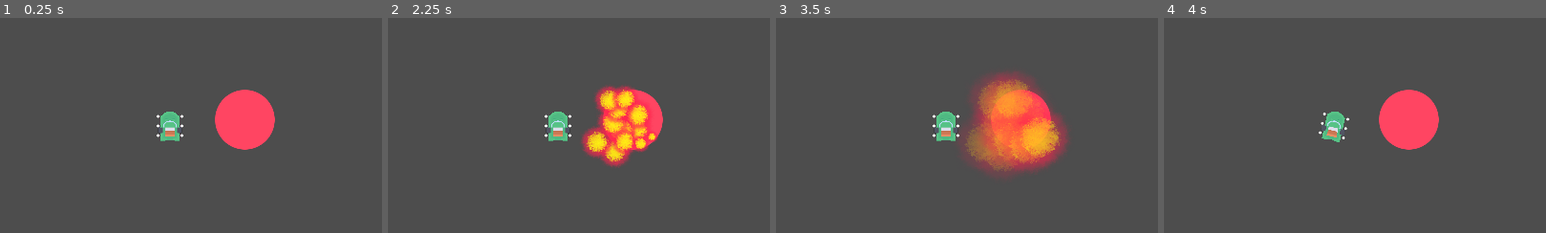
Above: before the commit, frames 1-4 (left to right).
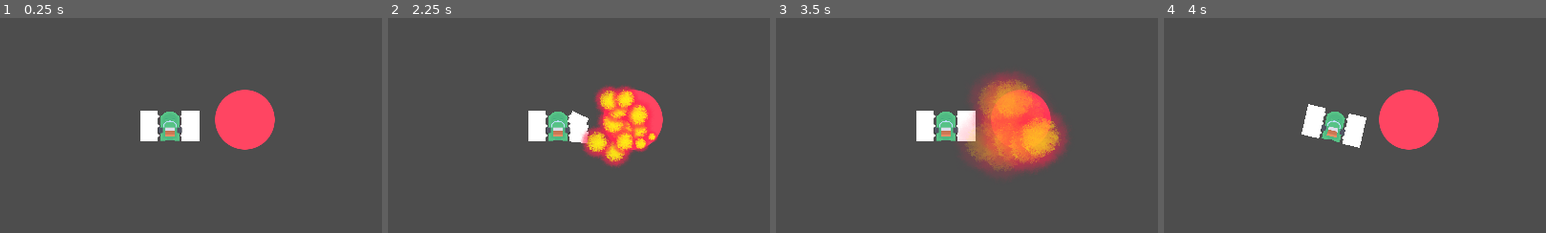
Above: after the commit, the same moments.

Repository: ktosox/Tool_Box_2
Game: Godot game, scene res://projects/vam-pirate_ship-vivors_2/damage_arena/damage_arena.tscn
Two runs of this game, one before a commit and one after it. Both use one fixed random seed, a clock stepped at 60 frames per second and the inputs below. The project has no main scene, so this scene is started directly.
Inputs (mouse positions are % of the whole screen's width and height, from its top left):
- Up to frame 1 (0.25 s): no input
- Up to frame 2 (2.25 s): click (5, 26) at 0.52 s; type "12" at 0.6 s; click "MagneticMine" at 1.25 s; click "Spawn" at 2 s
- Up to frame 3 (3.5 s): click "ReSpawn" at 2.75 s
- Up to frame 4 (4 s): tap Enter (ui_accept) at 3.5, 3.77 s; move the mouse to (72, 45) at 3.52 s; hold Right (ui_right) from 3.53 s (still down); click (72, 45) at 3.67 s
The pictures show only the part of the screen within x 28-78%, y 25-75%; the shares and areas given below are measured in that part.

The runs differ from the first frame. In frame 1, 1.3% of the frame differs, in the area x 36-53%, y 43-58%; in frame 2, 1.3%; in frame 3, 1.3%; in frame 4, 1.3%, in the area x 36-53%, y 40-61%.

Commit message:
got a full weapon targeting system with states

Diff:
--- a/projects/vam-pirate_ship-vivors_2/damage_arena/damage_arena.tscn
+++ b/projects/vam-pirate_ship-vivors_2/damage_arena/damage_arena.tscn
@@ -1,14 +1,10 @@
-[gd_scene load_steps=8 format=3 uid="uid://nelkrs6o10dy"]
+[gd_scene load_steps=6 format=3 uid="uid://nelkrs6o10dy"]
 
 [ext_resource type="Script" path="res://projects/vam-pirate_ship-vivors_2/damage_arena/spawn_ui.gd" id="1_g532p"]
 [ext_resource type="Texture2D" uid="uid://onm5xeg5u5wu" path="res://resources/shader_particles/orb1.png" id="2_7g3f1"]
 [ext_resource type="PackedScene" uid="uid://bnodi31vhdku8" path="res://projects/vam-pirate_ship-vivors_2/enemies/magnetic_mine.tscn" id="2_bgjbt"]
 [ext_resource type="PackedScene" uid="uid://vwlkff015x7e" path="res://projects/vam-pirate_ship-vivors_2/player.tscn" id="4_msigs"]
 [ext_resource type="PackedScene" uid="uid://cxv8ea5o2yvi4" path="res://projects/vam-pirate_ship-vivors_2/ship_parts/battle_boat.tscn" id="5_dbqgg"]
-[ext_resource type="PackedScene" uid="uid://cu6565wpxaocr" path="res://projects/vam-pirate_ship-vivors_2/detector.tscn" id="5_v2mcl"]
-
-[sub_resource type="CircleShape2D" id="CircleShape2D_8ma6l"]
-radius = 128.0
 
 [node name="DamageArena" type="Node2D"]
 
@@ -105,11 +101,4 @@
 
 [node name="BattleBoat" parent="Player" instance=ExtResource("5_dbqgg")]
 
-[node name="Detector" parent="Player" instance=ExtResource("5_v2mcl")]
-position = Vector2(-40, 32)
-
-[node name="CollisionShape2D" type="CollisionShape2D" parent="Player/Detector"]
-position = Vector2(-75, 40)
-shape = SubResource("CircleShape2D_8ma6l")
-
 [connection signal="pressed" from="SpawnUI/Back/Layout/EnemySection/SpawnEnemy" to="SpawnUI" method="_on_spawn_enemy_pressed"]
--- a/projects/vam-pirate_ship-vivors_2/detector.gd
+++ b/projects/vam-pirate_ship-vivors_2/detector.gd
@@ -28,7 +28,7 @@
 	if body_valid_check(body):
 		current_target = body
 		emit_signal("target_acquired",current_target)
-
+		$SanityCheck.start()
 	pass # Replace with function body.
 
 
@@ -44,7 +44,22 @@
 
 		emit_signal("target_lost")
 		current_target = null
-
+		$SanityCheck.stop()
 
 
 	pass # Replace with function body.
+
+
+func _on_sanity_check_timeout() -> void:
+	if !is_instance_valid(current_target):
+		if get_overlapping_bodies().size()>0:
+			for potential_target in get_overlapping_bodies():
+				if body_valid_check(potential_target):
+					current_target = potential_target
+					emit_signal("target_acquired",current_target)
+					return
+
+		emit_signal("target_lost")
+		current_target = null
+		$SanityCheck.stop()
+	pass # Replace with function body.
--- a/projects/vam-pirate_ship-vivors_2/detector.tscn
+++ b/projects/vam-pirate_ship-vivors_2/detector.tscn
@@ -8,5 +8,9 @@
 monitorable = false
 script = ExtResource("1_r2ui6")
 
+[node name="SanityCheck" type="Timer" parent="."]
+wait_time = 0.8
+
 [connection signal="body_entered" from="." to="." method="_on_body_entered"]
 [connection signal="body_exited" from="." to="." method="_on_body_exited"]
+[connection signal="timeout" from="SanityCheck" to="." method="_on_sanity_check_timeout"]
--- a/projects/vam-pirate_ship-vivors_2/enemies/magnetic_mine.tscn
+++ b/projects/vam-pirate_ship-vivors_2/enemies/magnetic_mine.tscn
@@ -11,7 +11,7 @@
 [sub_resource type="CircleShape2D" id="CircleShape2D_8fn3b"]
 radius = 520.0
 
-[node name="MagneticMine" type="CharacterBody2D"]
+[node name="MagneticMine" type="CharacterBody2D" groups=["enemy"]]
 collision_layer = 16
 collision_mask = 22
 script = ExtResource("1_to0dv")
--- a/projects/vam-pirate_ship-vivors_2/player.tscn
+++ b/projects/vam-pirate_ship-vivors_2/player.tscn
@@ -1,7 +1,8 @@
-[gd_scene load_steps=3 format=3 uid="uid://vwlkff015x7e"]
+[gd_scene load_steps=4 format=3 uid="uid://vwlkff015x7e"]
 
 [ext_resource type="Script" path="res://projects/vam-pirate_ship-vivors_2/player.gd" id="1_eljt5"]
 [ext_resource type="Texture2D" uid="uid://cteyj2dmv710a" path="res://resources/small_particles/dot.png" id="2_cpxhj"]
+[ext_resource type="PackedScene" uid="uid://do2if1haihwhp" path="res://projects/vam-pirate_ship-vivors_2/ship_parts/weapon_base.tscn" id="3_mgvbm"]
 
 [node name="Player" type="CharacterBody2D" groups=["player"]]
 collision_layer = 2
@@ -19,28 +20,40 @@
 position = Vector2(-40, 32)
 texture = ExtResource("2_cpxhj")
 
+[node name="WeaponBase" parent="WeaponSlots/1" instance=ExtResource("3_mgvbm")]
+
 [node name="2" type="Sprite2D" parent="WeaponSlots"]
 position = Vector2(-40, 0)
 texture = ExtResource("2_cpxhj")
 
+[node name="WeaponBase2" parent="WeaponSlots/2" instance=ExtResource("3_mgvbm")]
+
 [node name="3" type="Sprite2D" parent="WeaponSlots"]
 position = Vector2(-40, -32)
 texture = ExtResource("2_cpxhj")
+
+[node name="WeaponBase3" parent="WeaponSlots/3" instance=ExtResource("3_mgvbm")]
 
 [node name="4" type="Sprite2D" parent="WeaponSlots"]
 position = Vector2(40, 32)
 rotation = 3.14159
 texture = ExtResource("2_cpxhj")
 
+[node name="WeaponBase4" parent="WeaponSlots/4" instance=ExtResource("3_mgvbm")]
+
 [node name="5" type="Sprite2D" parent="WeaponSlots"]
 position = Vector2(40, 0)
 rotation = 3.14159
 texture = ExtResource("2_cpxhj")
 
+[node name="WeaponBase5" parent="WeaponSlots/5" instance=ExtResource("3_mgvbm")]
+
 [node name="6" type="Sprite2D" parent="WeaponSlots"]
 position = Vector2(40, -32)
 rotation = 3.14159
 texture = ExtResource("2_cpxhj")
+
+[node name="WeaponBase6" parent="WeaponSlots/6" instance=ExtResource("3_mgvbm")]
 
 [node name="ToolHolder" type="Node2D" parent="."]
 
--- a/projects/vam-pirate_ship-vivors_2/ship_parts/cooldown.gd
+++ b/projects/vam-pirate_ship-vivors_2/ship_parts/cooldown.gd
@@ -2,12 +2,19 @@
 
 signal cooldown_completed
 
+var wait_time : float
+
+@export var cooldown_time = 0.5
+
 func enter(msg = {}) -> void:
-
+	wait_time = 0
 	pass
 
 func _process(delta: float) -> void:
-
+	wait_time += delta
+	if wait_time > cooldown_time:
+		set_process(false)
+		emit_signal("cooldown_completed")
 	pass
 
 func exit() -> void:
--- /dev/null
+++ b/projects/vam-pirate_ship-vivors_2/ship_parts/no_ammo.gd
@@ -0,0 +1,15 @@
+extends State
+
+
+
+func enter(msg = {}) -> void:
+
+	pass
+
+func _process(delta: float) -> void:
+
+	pass
+
+func exit() -> void:
+
+	pass
--- a/projects/vam-pirate_ship-vivors_2/ship_parts/warmup.gd
+++ b/projects/vam-pirate_ship-vivors_2/ship_parts/warmup.gd
@@ -1,10 +1,11 @@
 extends State
+
+signal warmup_completed
 
 var wait_time : float
 
 @export var warmup_time = 0.5
 
-signal warmup_completed
 
 func enter(msg = {}) -> void:
 	wait_time = 0
@@ -13,8 +14,8 @@
 func _process(delta: float) -> void:
 	wait_time += delta
 	if wait_time > warmup_time:
+		set_process(false)
 		emit_signal("warmup_completed")
-		set_process(false)
 
 	pass
 
--- a/projects/vam-pirate_ship-vivors_2/ship_parts/weapon.gd
+++ b/projects/vam-pirate_ship-vivors_2/ship_parts/weapon.gd
@@ -26,33 +26,77 @@
 
 # Called every frame. 'delta' is the elapsed time since the previous frame.
 func _process(delta: float) -> void:
+	if target != null:
+		$Gun.look_at(target.global_position)
 	pass
 
-func fire() -> bool: # returnd true is shot fired and flase if no ammo
+
+func attempt_attack() -> bool: # returns true if attack went off
+	if current_ammo < 1:
+		$StateMachine.transition_to("NoAmmo")
+		if $AutoLoader.is_stopped():
+			$AutoLoader.start()
+		return false
+	fire()
+
+	return true
+
+func fire() -> void:
+	assert($StateMachine/Cooldown.is_processing() == false)
 	print("pew")
+	current_ammo -= 1
 	if $AutoLoader.is_stopped():
 		$AutoLoader.start()
-	return true
-	pass
+	$StateMachine.transition_to("Cooldown")
 
 
 
 
-func _on_button_pressed() -> void:
-	$StateMachine.transition_to("Warmup")
+
+
+
+func _on_warmup_warmup_completed() -> void:
+	attempt_attack()
 	pass # Replace with function body.
 
 
-func _on_warmup_warmup_completed() -> void:
-	if fire():
-		$StateMachine.transition_to("cooldown")
-	else:
-		$StateMachine.transition_to("no")
+func _on_cooldown_cooldown_completed() -> void:
+	attempt_attack()
 	pass # Replace with function body.
 
 
 func _on_auto_loader_timeout() -> void:
+
 	current_ammo = min(max_ammo, current_ammo+1)
+
+	if $StateMachine.state == $StateMachine/NoAmmo:
+		attempt_attack()
 	if current_ammo == max_ammo:
 		$AutoLoader.stop()
+	$Ammo.text = "Ammo: " + str(current_ammo)
 	pass # Replace with function body.
+
+
+func _on_target_enter_pressed() -> void:
+	if $StateMachine.state == $StateMachine/Idle:
+		$StateMachine.transition_to("Warmup")
+	pass # Replace with function body.
+
+
+func _on_target_exit_pressed() -> void:
+	$StateMachine.transition_to("Idle")
+	pass # Replace with function body.
+
+
+func _on_detector_target_acquired(new_target: Node2D) -> void:
+	target = new_target
+	if $StateMachine.state == $StateMachine/Idle:
+		$StateMachine.transition_to("Warmup")
+	pass # Replace with function body.
+
+
+func _on_detector_target_lost() -> void:
+	$StateMachine.transition_to("Idle")
+	target = null
+	$Gun.rotation_degrees = 180
+	pass # Replace with function body.
--- a/projects/vam-pirate_ship-vivors_2/ship_parts/weapon_base.tscn
+++ b/projects/vam-pirate_ship-vivors_2/ship_parts/weapon_base.tscn
@@ -6,6 +6,7 @@
 [ext_resource type="Script" path="res://projects/vam-pirate_ship-vivors_2/ship_parts/idle.gd" id="4_rt6m5"]
 [ext_resource type="Script" path="res://projects/vam-pirate_ship-vivors_2/ship_parts/warmup.gd" id="5_4mmds"]
 [ext_resource type="Script" path="res://projects/vam-pirate_ship-vivors_2/ship_parts/cooldown.gd" id="6_770gn"]
+[ext_resource type="Script" path="res://projects/vam-pirate_ship-vivors_2/ship_parts/no_ammo.gd" id="7_kp1qs"]
 
 [node name="WeaponBase" type="Node2D"]
 script = ExtResource("1_2xvm2")
@@ -13,6 +14,7 @@
 
 [node name="Detector" parent="." instance=ExtResource("2_vob72")]
 collision_mask = 16
+tracked_groups = ["enemy"]
 
 [node name="CollisionPolygon2D" type="CollisionPolygon2D" parent="Detector"]
 polygon = PackedVector2Array(40, 120, 40, -120, -340, -300, -340, 300)
@@ -29,14 +31,48 @@
 
 [node name="Cooldown" type="Node" parent="StateMachine"]
 script = ExtResource("6_770gn")
+cooldown_time = 0.8
 
-[node name="Button" type="Button" parent="."]
+[node name="NoAmmo" type="Node" parent="StateMachine"]
+script = ExtResource("7_kp1qs")
+
+[node name="TargetEnter" type="Button" parent="."]
+visible = false
 offset_right = 8.0
 offset_bottom = 8.0
-text = "fake target"
+text = "fake target enter"
 
 [node name="AutoLoader" type="Timer" parent="."]
+wait_time = 1.2
+autostart = true
 
+[node name="Gun" type="Node2D" parent="."]
+rotation = 3.14159
+
+[node name="Line2D" type="Line2D" parent="Gun"]
+points = PackedVector2Array(0, 0, 60, 0)
+width = 40.0
+
+[node name="TargetExit" type="Button" parent="."]
+visible = false
+offset_left = 177.0
+offset_top = 28.0
+offset_right = 303.0
+offset_bottom = 59.0
+text = "fake target exit"
+
+[node name="Ammo" type="Label" parent="."]
+visible = false
+offset_left = 68.0
+offset_top = 135.0
+offset_right = 128.0
+offset_bottom = 158.0
+text = "Ammo: "
+
+[connection signal="target_acquired" from="Detector" to="." method="_on_detector_target_acquired"]
+[connection signal="target_lost" from="Detector" to="." method="_on_detector_target_lost"]
 [connection signal="warmup_completed" from="StateMachine/Warmup" to="." method="_on_warmup_warmup_completed"]
-[connection signal="pressed" from="Button" to="." method="_on_button_pressed"]
+[connection signal="cooldown_completed" from="StateMachine/Cooldown" to="." method="_on_cooldown_cooldown_completed"]
+[connection signal="pressed" from="TargetEnter" to="." method="_on_target_enter_pressed"]
 [connection signal="timeout" from="AutoLoader" to="." method="_on_auto_loader_timeout"]
+[connection signal="pressed" from="TargetExit" to="." method="_on_target_exit_pressed"]
Not shown: 1 places in projects/vam-pirate_ship-vivors_2/ship_parts/weapon_base.tscn that only renumber resources
